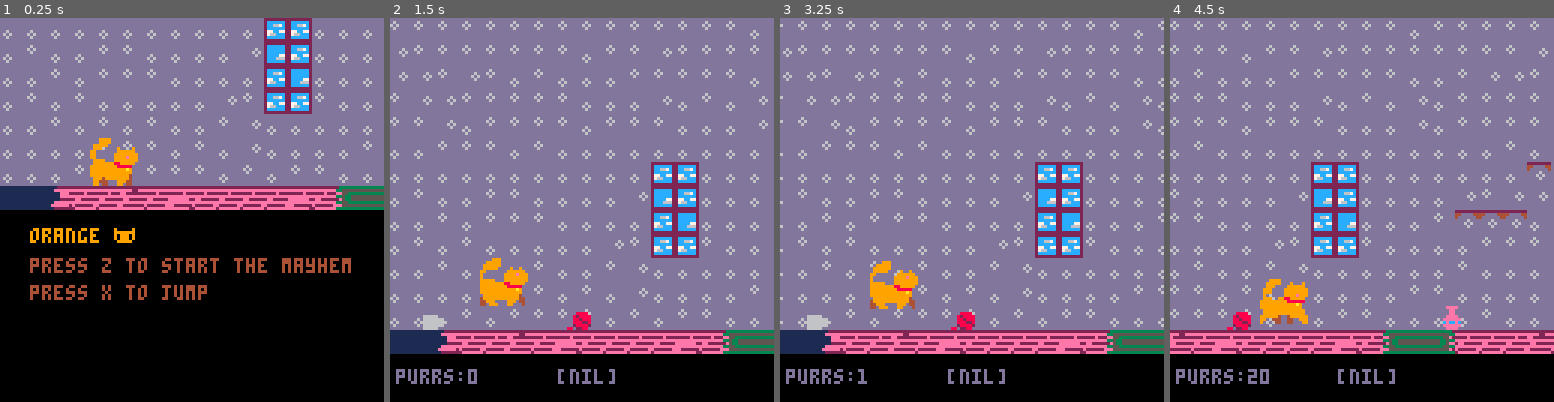
Above: before the commit, frames 1-4 (left to right).
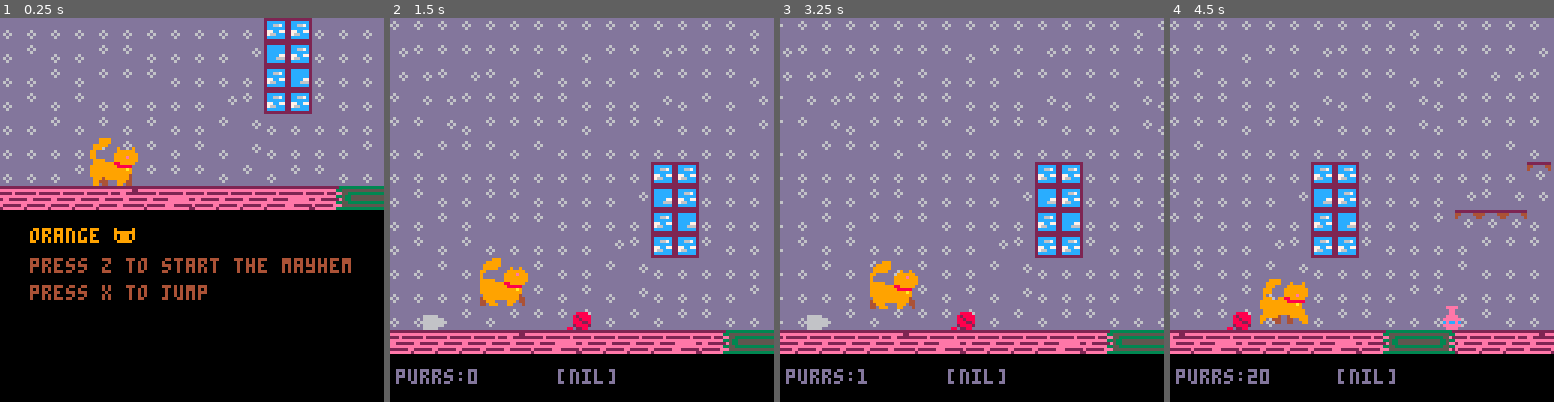
Above: after the commit, the same moments.

Repository: KianArashi/hello-game
Game: PICO-8 cartridge orange coll.p8
Same seed, same stepped clock (60 frames per second), same inputs: the game is played once before the commit and once after it.
Inputs:
- Up to frame 1 (0.25 s): no input
- Up to frame 2 (1.5 s): tap O (Z key) at 0.33, 0.7, 1.43 s; tap X (X key) at 1.07 s
- Up to frame 3 (3.25 s): tap X (X key) every 0.33 s from 2.07 to 3.07 s; tap O (Z key) at 2.22, 3.1 s
- Up to frame 4 (4.5 s): tap X (X key) every 0.33 s from 3.4 to 4.4 s; tap O (Z key) at 3.98 s

The runs differ from the first frame. In frame 1, 1.0% of the frame differs, in the area x 0-19%, y 43-50%; in frame 2, 1.0%; in frame 3, 0.9%; in frame 4, nothing differs.

Commit message:
Update orange coll.p8

Diff:
--- a/orange coll.p8
+++ b/orange coll.p8
@@ -479,52 +479,22 @@
 0000000000000000000000000000000000000000000000000000000000000000020002000202000000000000000000000200020204000000000000000000000001010100000000000000000000000000010101010000000000000000000000000000000000000000000000000000000000000000000000000000000000000000
 0000000000000000000000000000000000000000000000000000000000000000000000000000000000000000000000000000000000000000000000000000000000000000000000000000000000000000000000000000000000000000000000000000000000000000000000000000000000000000000000000000000000000000
 __map__
-4343434343434543434345444344434345454443434445434443434545434543434443434543434344434543434345434344454345444500454545434343434343454543434545454545454444444443434343434343434343434343434343434343434343434343434345454545454545454545454545454545454545454545
-4343454545454544434545434343434343434343444443434543434344454343444543454543444343434343454344444344434344454400434345434343434345454543434344454545444445454545444343434444444444434343434343434343434343434343434345454545454545454545454545454545454545454545
-4343454444434343434345444345454445454444444543434344434345454544454444444443444343434343434343434343444544444500454343434343454545454545434345454543454545454544444343434343434343444444434343434343434344444444444445454545454545454545454545454545454545454545
-4343434344434443454445454443434343434343454343434545434345434345444543454343444443434545434345434343434545444400454545454545434343454343454543454543454545444444454343434343434343434444444343434344434344434343434345454545454545454545454545454545454545454545
-4343444345434343454545434443444443444343434344434345454345434444444343444344434343444543444343434343434445444400454543434344444444454545444545454543434343434343434545434545454543434444434444434343434444434343434345454545454545454545454545454545454545454545
-4345444345434343444545434344454345434543434343434345454343454343434343434343434345454343434343454343454545454500454445454343434544434343434544454545434545454345454543434344444343434343454544444444444443434343434345454545454545454545454545454545454545454545
-4343444343434345454343434443434343434344434344434344434545454546474344434443434343434443454545454345454544454400454543454343434343434443434544454545454545454544434343434343434443434343434545434343434343434343434343434343434343434545454545454545454545454545
-4343434544454343464645454545434343434343434543444545454343444347464445434543454545434344434343454545454544454400454345454647454545454443444746454545454544444445454343434343434343434343464746474745434444444443434343434343434343434545454545454545454545454545
-4343434344434543464645444443434543444443444343454445454343434446464444434543434543454344434344464746474646444500454344434746434545454343444647444444444444454545454643434343434343434343434343434343434343434445454543434343434343434545454545454545454545454545
-4343454545454345434443434443454344454545454543444445444544434343444443444343434544434343434343434343434444444400454343434343434545434345454545454545454545454545454343434343434343434343434343434343434343434343434343434343434343434545454545454545454545454545
-4343434345454544454345434443454343434545434545454444454543454344454543444343454443444345434345434344434343434300434343454343444545454545454545454545454545454545454343434343434343434343434344444443434343434343434343434343434343434545454545454545454545454545
-4443454545454544434345454345454343434543444345444444444445454544444445454543434345434544434343454443434344434300444543434345434545454545454545454545454545454545454343434344444443434343434343434343434343444443434343434343434343434545454545454545454545454545
-4242414242424241424242424242424142424242424142424242414242424242414242424242414241424242424241424242424242424200424242424242414242424242414242424242414242414242424242424142424241424242424242414242414242424242424243434343434343434545454545454545454545454545
-4444444444444444444444444444444444444444444444444444444444444444444444444444444544444444444444444444444444444400424242424242414242424242414242424242414242414242424242424142424241424242424242414242414242424242424343434343434343434545454545454545454545454545
-4444444444444444444444444444444444444444444444444444444444444444444444444444444544444444444444444444444444444444444444444444444443434343434343434343434343434343434343434343434343434343434343434343434343434343434343434343434343434545454545454545454545454545
-4343434343434343434343434343434343434343434343434343434343434343434343434343434343434343434343434343434343434343444444444444444443434343434343434343434343434343434343434343434343434343434343434343434343434343434343434343434343434545454545454545454545454545
-4343434343434343434343434343434343434343434343434343434343434343434343434343434343434343434343434343434343434343444444444444444443434343434343434343434343434343434343434343434343434343434343434343434343434343434343434343434343434545454545454545454545454545
-4343434343434343434343434343434343434343434343434343434343434343434343434343434343434343434343434343434343434343454545454545454543434343434343434343434343434343434343434343434343434343434343434343434343434343434343434343434343434545454545454545454545454545
-4343434343434343434343434343434343434343434343434343434343434343434343434343434343434343434343434343434343434343454545454545454543434343434343434343434343434343434343434343434343434343434343434343434343434343434343434343434343434545454545454545454545454545
-4343434343434343434343434343434343434343434343434343434343434343434343434343434343434343434343434343434343434343454545454545454543434343434343434343434343434343434343434343434343434343434343434343434343434343434343434343434343434545454545454545454545454545
-4343434343434343434343434343434343434343434343434343434343434343434343434343434343434343434343434343434343434343454545454545454543434343434343434343434343434343434343434343434343434343434343434343434343434343434343434343434343434545454545454545454545454545
-4343434343434343434343434343434343434343434343434343434343434343434343434343434343434343434343434343434343434343454545454545454543434343434343434343434343434343434343434343434343434343434343434343434343434343434343434343434343434545454545454545454545454545
-4343434343434343434343434343434343434343434343434343434343434343434343434343434343434343434343434343434343434343454545454545454543434343434343434343434343434343434343434343434343434343434343434343434343434343434343434343434343434545454545454545454545454545
-4343434343434343434343434343434343434343434343434343434343434343434343434343434343434343434343434343434343434343454545454545454543434343434343434343434343434343434343434343434343434343434343434343434343434343434343434343434343434545454545454545454545454545
-4343434343434343434343434343434343434343434343434343434343434343434343434343434343434343434343434343434343434343454545454545454543434343434343434343434343434343434343434343434343434343434343434343434343434343434343434343434343434545454545454545454545454545
-4343434343434343434343434343434343434343434343434343434343434343434343434343434343434343434343434343434343434343454545454545454543434343434343434343434343434343434343434343434343434343434343434343434343434343434343434343434343434545454545454545454545454545
-4343434343434343434343434343434343434343434343434343434343434343434343434343434343434343434343434343434343434343454545454545454543434343434343434343434343434343434343434343434343434343434343434343434343434343434343434343434343434545454545454545454545454545
-4343434343434343434343434343434343434343434343434343434343434343434343434343434343434343434343434343434343434343454545454545454543434343434343434343434343434343434343434343434343434343434343434343434343434343434343434343434343434545454545454545454545454545
-4545454545454545454545454545454545454545454545454545454545454545454545454545454545454545454545454545454343434343454545454545454543434343434343434343434343434343434343434343434343434343434343434343434343434343434343434343434343434444444444444444444444444444
-4545454545454545454545454545454545454545454545454545454545454545454545454545454545454545454545454545454343434343434343434343434343434343434343434343434343434343434343434343434343434343434343434343434343434343434343434343434343434444444444444444444444444444
-4545454545454545454545454545454545454545454545454545454545454545454545454545454545454545454545454545454343434343434343434343434343434343434343434343434343434343434343434343434343434343434343434343434343434343434343434343434343434444444343444444444444444444
-4545454545454545454545454545454545454545454545454545454545454545454545454545454545454545454545454545454343434343434343434343434343434343434343434343434343434343434343434343434343434343434343434343434343434343434343434343434343434444444444444444444444444444
-…(17 lines of a section not shown)…
+0000000000000000000000000000000000000000000000000000000000000000000000000000000000000000000000000000000000000000000000000000000000000000000000000000000000000000000000000000000000000000000000000000000000000000000000000000000000000000000000000000000000000000
+0000004100000000000000000000000000000000000000000000000000000000000000000000000000000000000000000000000000000000000000000000000000000000000000000000000000000000000000000000000000000000000000000000000000000000000000000000000000000000000000000000000000000000
+…(17 lines of a section not shown)…
Not shown, changed: 34 lines of the sprite sheet (__gfx__) section of orange coll.p8
